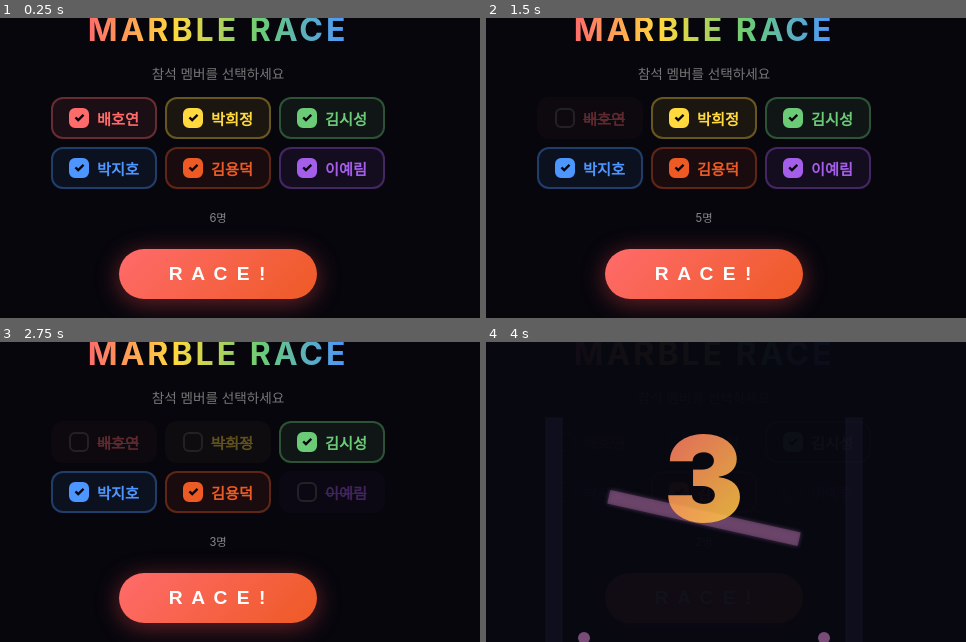
Above: before the commit, frames 1-4 (two rows, left to right).
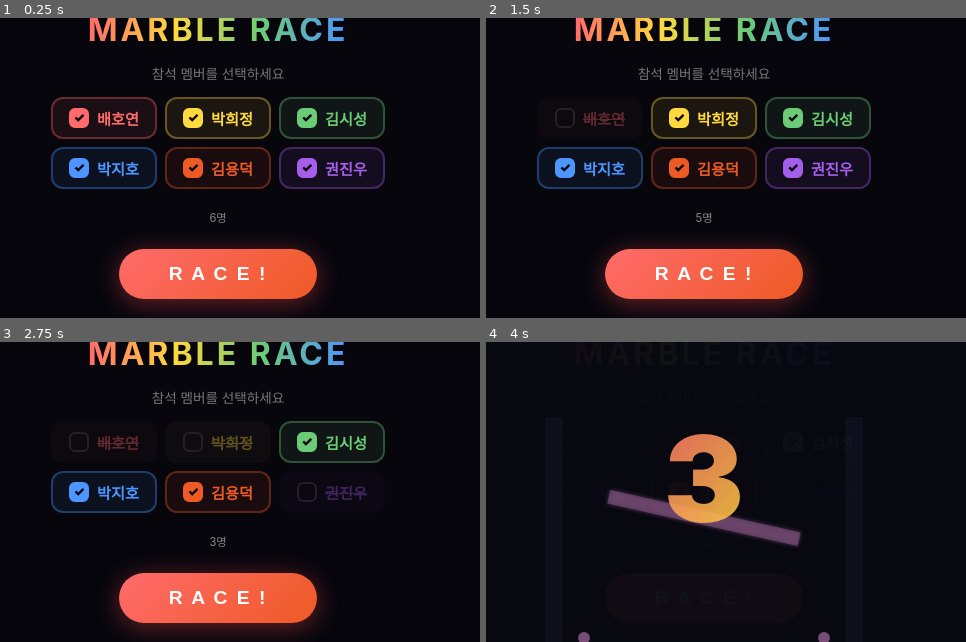
Above: after the commit, the same moments.

Repository: Maskit-AI-Conductor/scrum-order-game
Game: browser game, page index.html
Same seed, same stepped clock (60 frames per second), same inputs: the game is played once before the commit and once after it.
Inputs (mouse positions are % of the whole screen's width and height, from its top left):
- Up to frame 1 (0.25 s): no input
- Up to frame 2 (1.5 s): click (38, 44) at 1.27 s
- Up to frame 3 (2.75 s): click (50, 44) at 1.87 s; click (62, 52) at 2.47 s
- Up to frame 4 (4 s): click (38, 52) at 3.07 s; click "R A C E !" at 3.67 s
The pictures show only the part of the screen within x 27-77%, y 27-77%; the shares and areas given below are measured in that part.

The runs differ from the first frame. In frame 1, 0.3% of the frame differs, in the area x 67-77%, y 47-53%; in frame 2, 0.3%; in frame 3, 0.2%; in frame 4, less than 0.1%.

Commit message:
feat: replace 이예림 with 권진우 in team roster
퇴사자 교체 반영.

Co-Authored-By: Claude Opus 4.7 (1M context) <noreply@anthropic.com>

Diff:
--- a/index.html
+++ b/index.html
@@ -56,7 +56,7 @@
 <script>
 const{Engine,Runner,Bodies,Body,Composite,Events}=Matter;
 const COL=['#ff6b6b','#ffd93d','#6bcb77','#4d96ff','#ee5a24','#a55eea','#0abde3','#ff9ff3','#1dd1a1','#f8a5c2'];
-const TEAM=[{n:'배호연',c:1},{n:'박희정',c:1},{n:'김시성',c:1},{n:'박지호',c:1},{n:'김용덕',c:1},{n:'이예림',c:1}];
+const TEAM=[{n:'배호연',c:1},{n:'박희정',c:1},{n:'김시성',c:1},{n:'박지호',c:1},{n:'김용덕',c:1},{n:'권진우',c:1}];
 let guests=[],names=[],FO=[],run=0,eng,rnr,MB=[],cam={x:0,y:0,z:1,tx:0,ty:0,tz:1};
 const W=400,BR=7,TW=150;
 let wH=0,fY=0,spinners=[];
